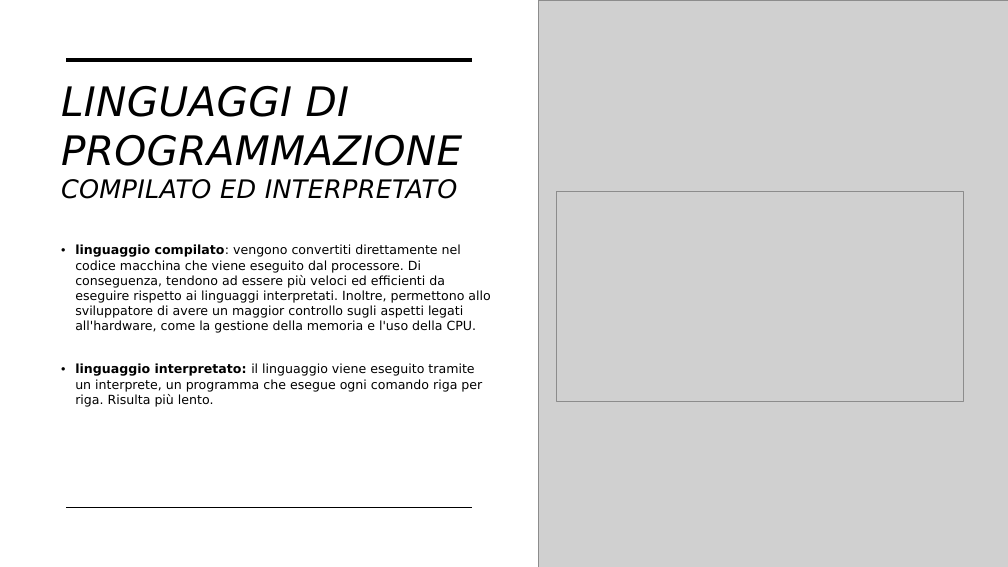
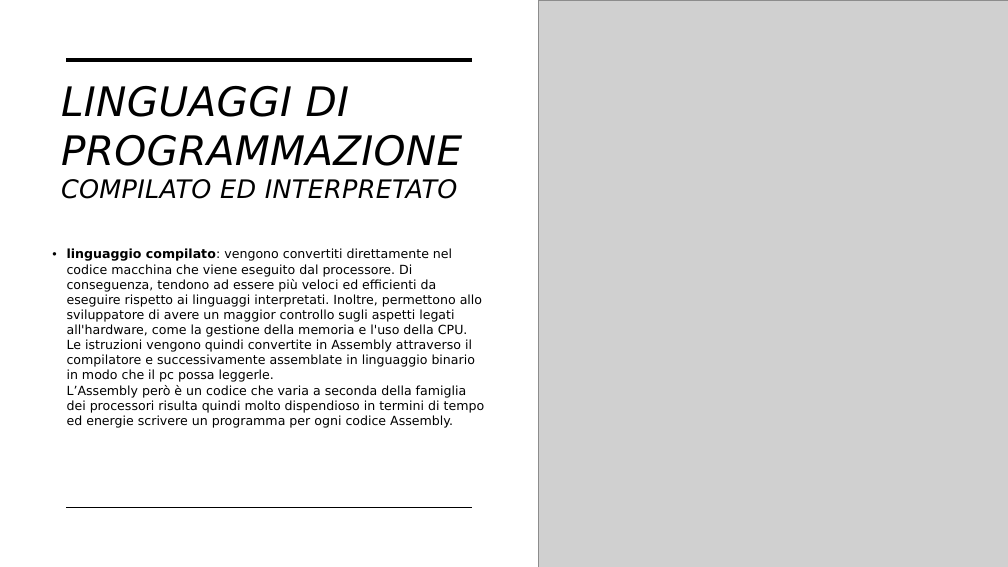
Before and after one commit to ViniciusJMoreira/corso-ifts, a slide deck: slide 49 of IFTS_Fondamenti_di_Programmazione_e_ingegnieria_del_software.pptx (slide 47 before the commit). Drawn at 1008x567 pixels with LibreOffice and Linux fonts; fonts in the diff are those of the drawing; grey boxes stand for pictures. Boxes give left, top, right and bottom in pixels: in the first picture for what was removed or moved away, otherwise in the second. Text is boxed around its words. In the diff, an @@ line names an element or a change of style, - is before the commit and + after.

```diff
--- a/IFTS_Fondamenti_di_Programmazione_e_ingegnieria_del_software.pptx
+++ b/IFTS_Fondamenti_di_Programmazione_e_ingegnieria_del_software.pptx
@@ picture removed at (557, 191, 964, 402) @@
@@ text at (67, 248, 485, 428): text changed @@
-• linguaggio compilato: vengono convertiti direttamente nel codice macchina che viene eseguito dal processore. Di conseguenza, tendono ad essere più veloci ed efficienti da eseguire rispetto ai linguaggi interpretati. Inoltre, permettono allo sviluppatore di avere un maggior controllo sugli aspetti legati all'hardware, come la gestione della memoria e l'uso della CPU.
+• linguaggio compilato: vengono convertiti direttamente nel codice macchina che viene eseguito dal processore. Di conseguenza, tendono ad essere più veloci ed efficienti da eseguire rispetto ai linguaggi interpretati. Inoltre, permettono allo sviluppatore di avere un maggior controllo sugli aspetti legati all'hardware, come la gestione della memoria e l'uso della CPU.
+  Le istruzioni vengono quindi convertite in Assembly attraverso il compilatore e successivamente assemblate in linguaggio binario in modo che il pc possa leggerle.
+  L’Assembly però è un codice che varia a seconda della famiglia dei processori risulta quindi molto dispendioso in termini di tempo ed energie scrivere un programma per ogni codice Assembly.
@@ text removed at (75, 363, 482, 407) @@
-• linguaggio interpretato: il linguaggio viene eseguito tramite un interprete, un programma che esegue ogni comando riga per riga. Risulta più lento.
```
Also in this commit, not shown: 33 other slides changed, 19 slides added, 11 other files.
